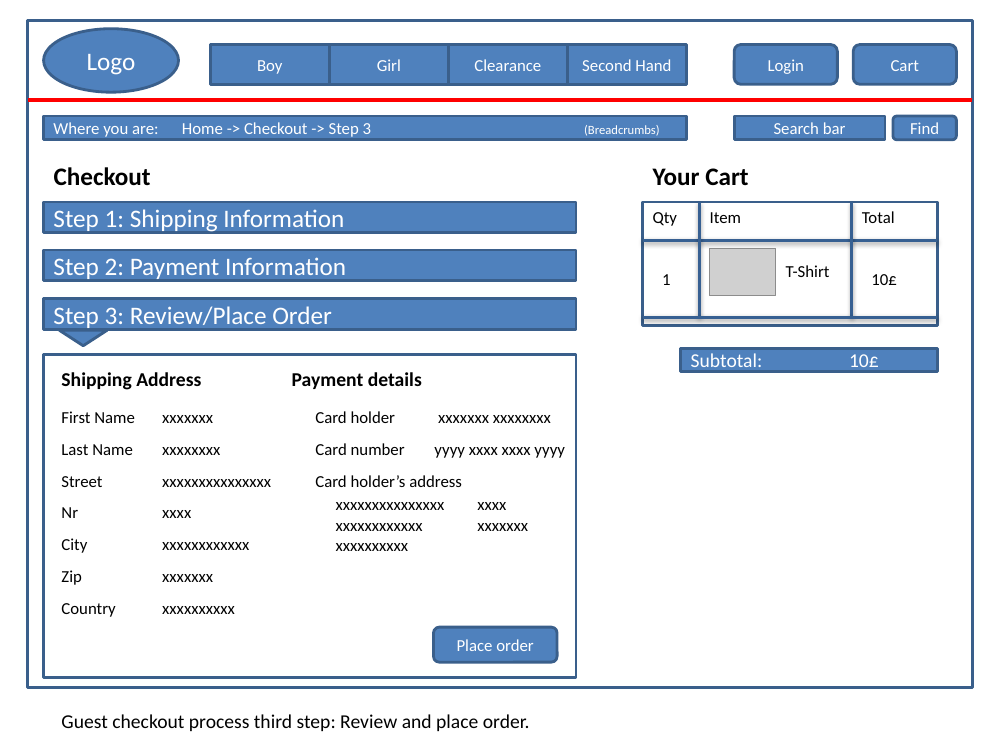
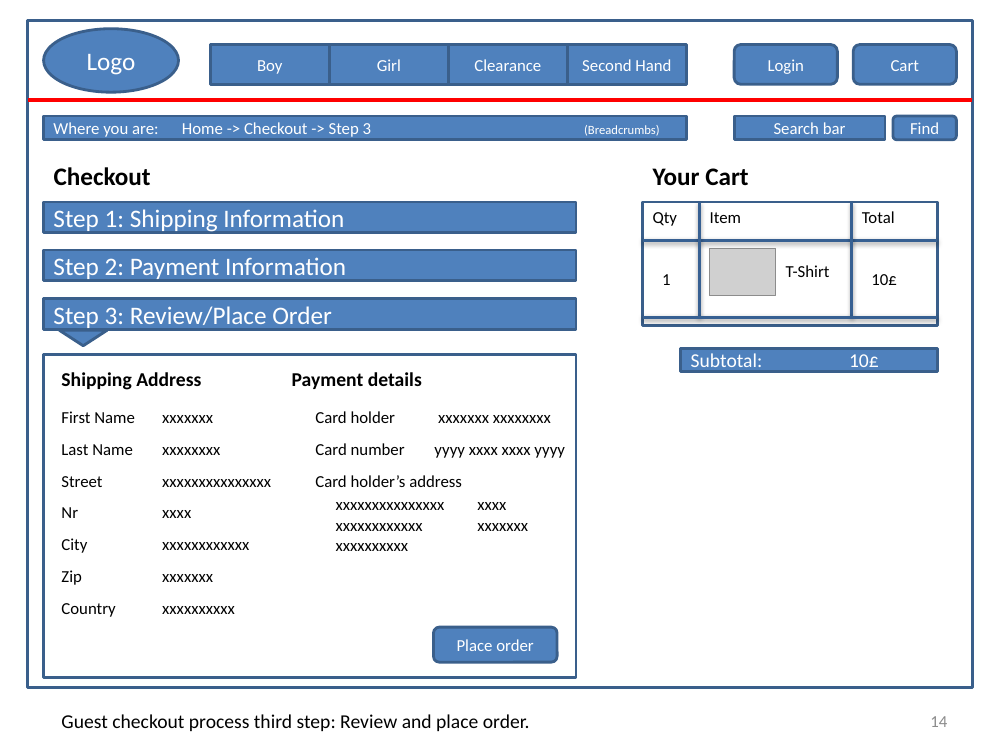
Before and after one commit to joanawelti/Human-Computer-Interaction-Project-AGIJ, a slide deck: slide 14 of Prototype/HCI_Prototype_2.pptx (slide 13 before the commit). Drawn at 1008x756 pixels with LibreOffice and Linux fonts; fonts in the diff are those of the drawing; grey boxes stand for pictures. Boxes give left, top, right and bottom in pixels: in the first picture for what was removed or moved away, otherwise in the second. Text is boxed around its words. In the diff, an @@ line names an element or a change of style, - is before the commit and + after.

```diff
--- a/Prototype/HCI_Prototype_2.pptx
+++ b/Prototype/HCI_Prototype_2.pptx
@@ page number added at box(930, 716, 947, 727), 12 pt, text #8C8C8C @@
+14
```
Also in this commit, not shown: 12 other slides changed, 2 slides added, 1 slide removed, 2 other files.
